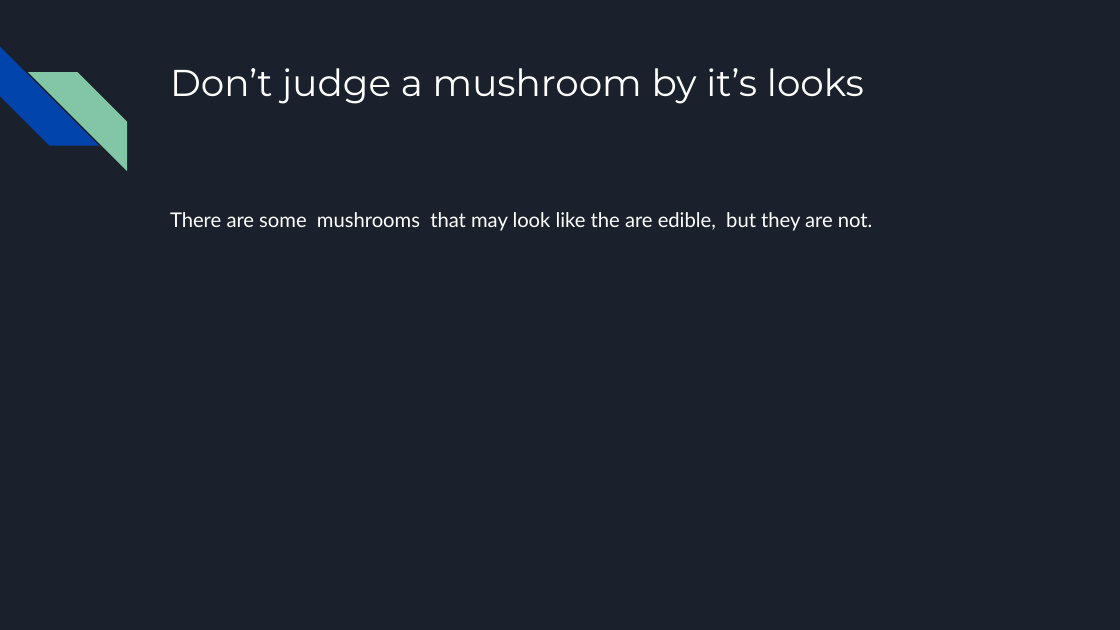
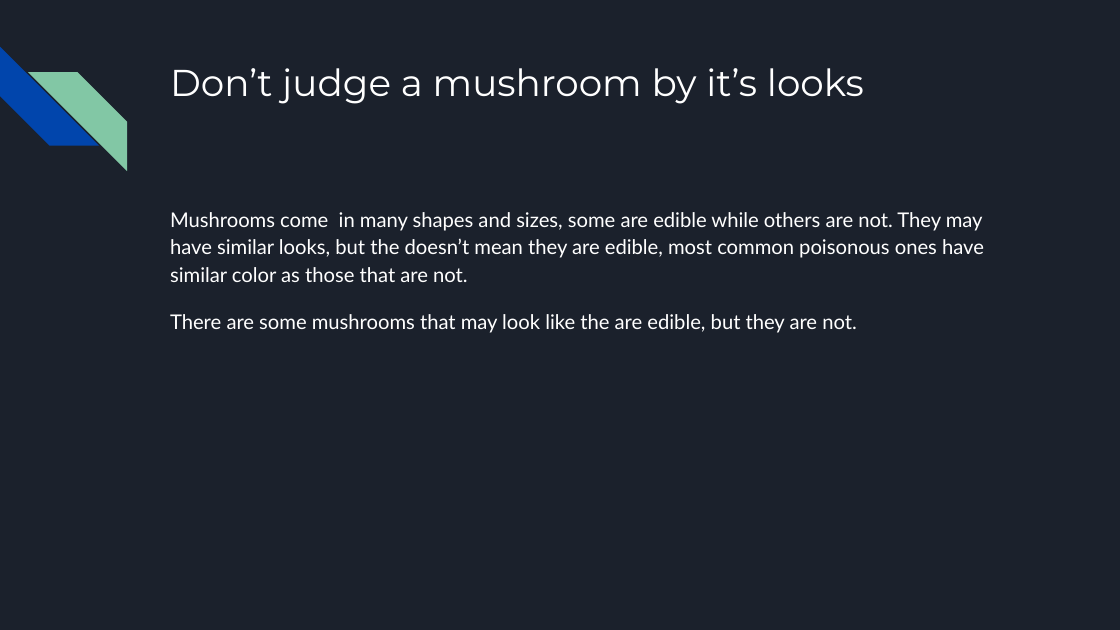
Before and after one commit to Rafal-Wawrzak/Project_2, a slide deck: slide 5 of Mushrooms.pptx. Drawn at 1120x630 pixels with LibreOffice and Linux fonts; fonts in the diff are those of the drawing. Boxes give left, top, right and bottom in pixels: in the first picture for what was removed or moved away, otherwise in the second. Text is boxed around its words. In the diff, an @@ line names an element or a change of style, - is before the commit and + after.

```diff
--- a/Mushrooms.pptx
+++ b/Mushrooms.pptx
@@ text at [170, 212, 984, 282]: paragraph added @@
+Mushrooms come in many shapes and sizes, some are edible while others are not. They may have similar looks, but the doesn’t mean they are edible, most common poisonous ones have similar color as those that are not.
@@ text at [170, 314, 857, 333]: more space between paragraphs @@
```
Also in this commit, not shown: 2 other slides changed, 1 slide added, 1 slide removed.
